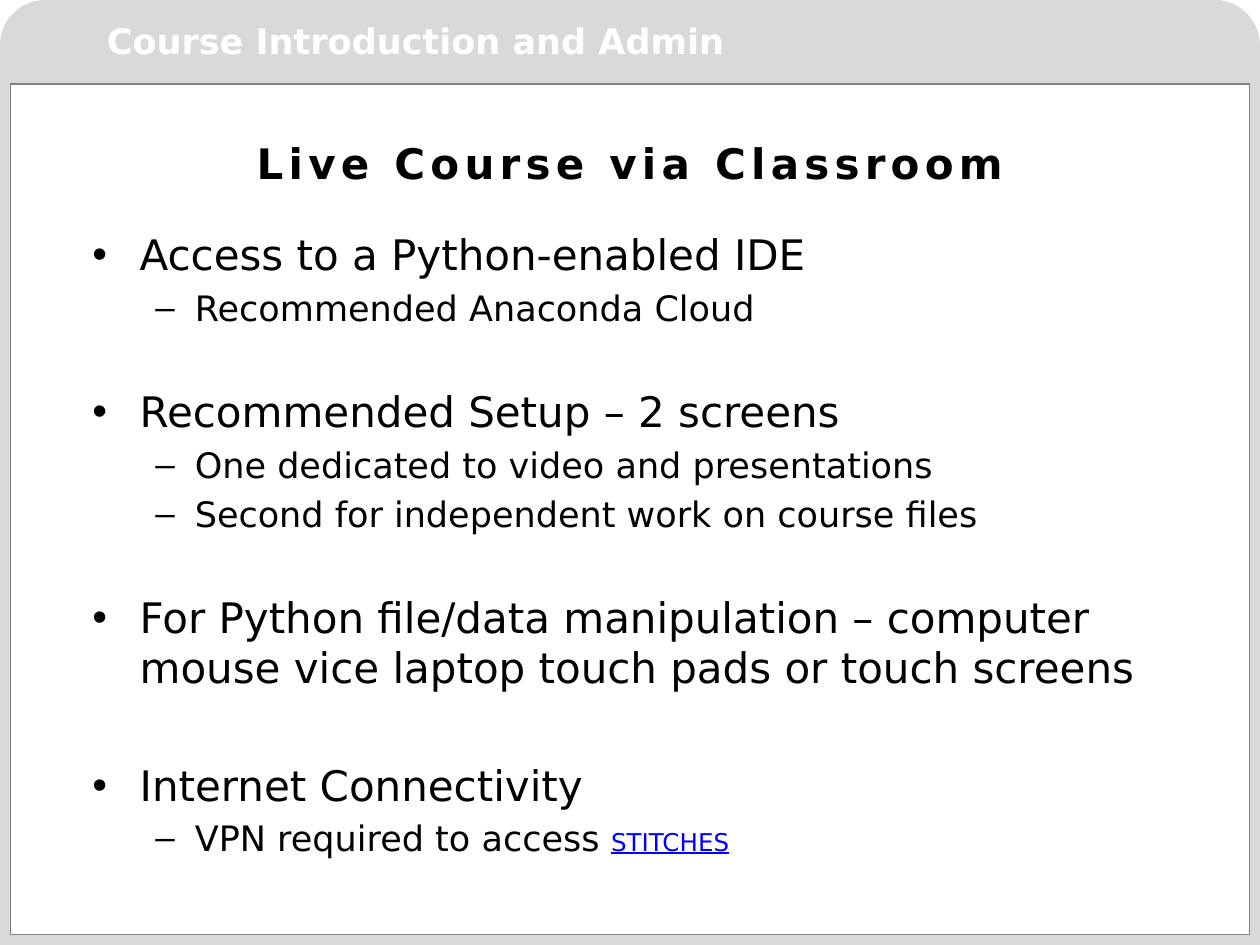
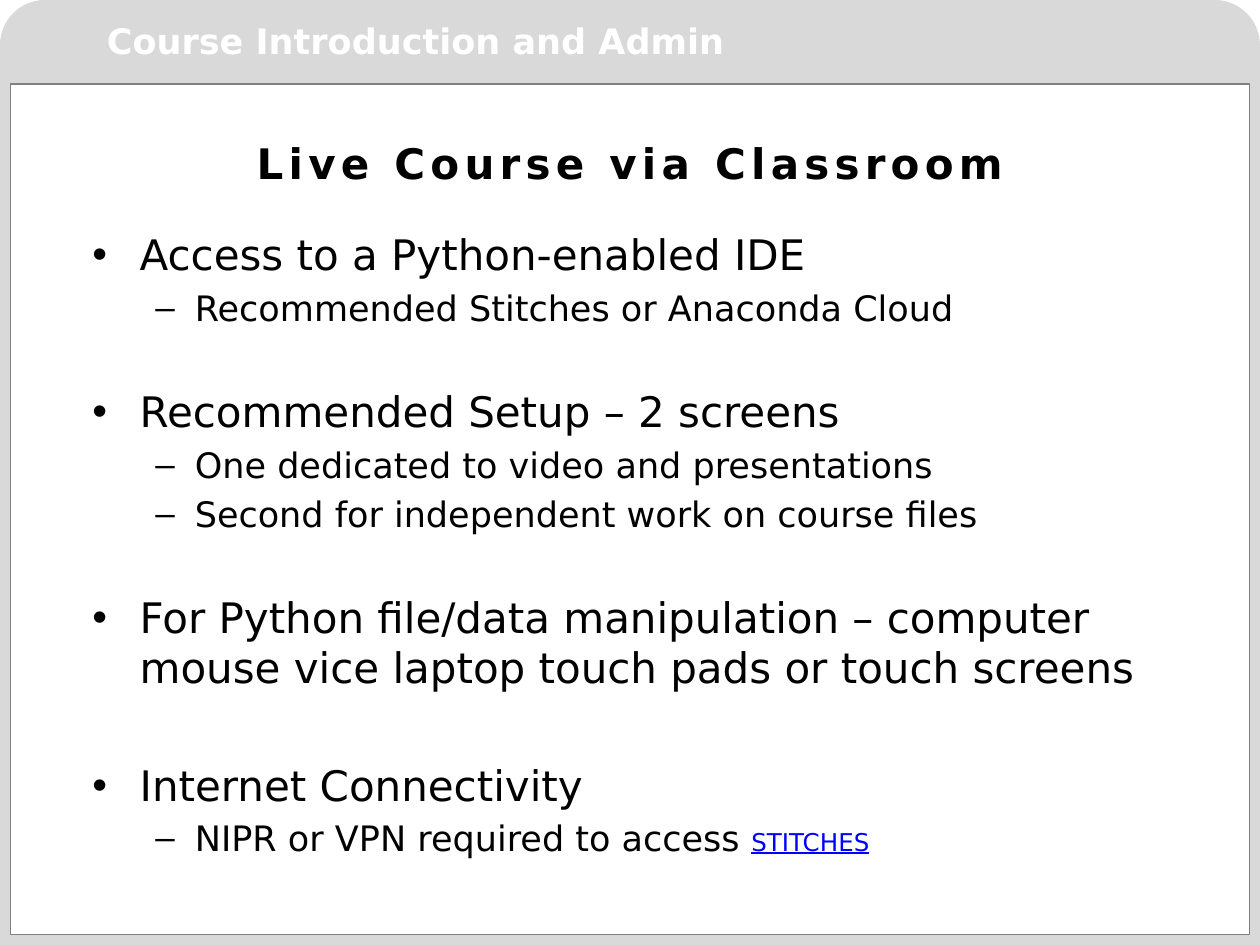
Before and after one commit to kevpamilagas/DSS-105-Class-Materials, a slide deck: slide 19 of Slides/00 - Intro_Admin.pptx (slide 18 before the commit). Drawn at 1260x945 pixels with LibreOffice and Linux fonts; fonts in the diff are those of the drawing; background and template pictures are left out. Boxes give left, top, right and bottom in pixels: in the first picture for what was removed or moved away, otherwise in the second. Text is boxed around its words. In the diff, an @@ line names an element or a change of style, - is before the commit and + after.

```diff
--- a/Slides/00 - Intro_Admin.pptx
+++ b/Slides/00 - Intro_Admin.pptx
@@ text at (x1=195, y1=294, x2=953, y2=322): text changed @@
-  – Recommended Anaconda Cloud
+  – Recommended Stitches or Anaconda Cloud
@@ text at (x1=195, y1=824, x2=869, y2=859): text changed @@
-  – VPN required to access STITCHES
+  – NIPR or VPN required to access STITCHES
```
Also in this commit, not shown: 1 other slide changed, 4 slides added, 3 slides removed.
